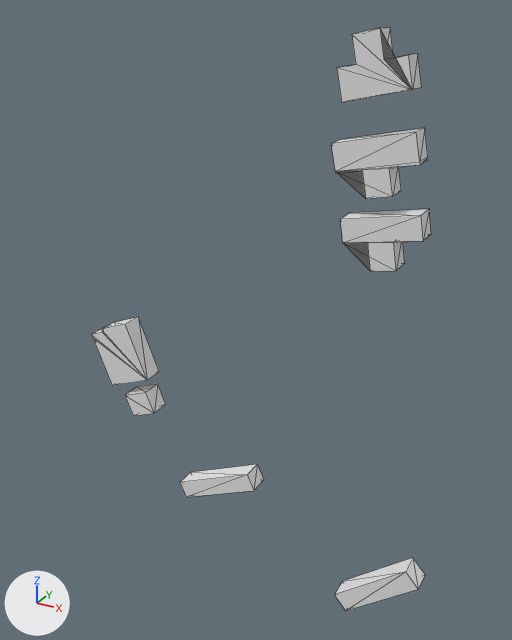
One commit to the glTF model output/glb/tile_141.glb: the scene before it, then after it.
Rendered twice from a 50 mm camera at (197.0, -256.0, 136.0) aimed at (54.0, 5.0, 6.0). Arrows for +X, +Y and +Z are at lower left; the lights stay in place. The first picture is the older version. Mesh edges are drawn as thin lines.
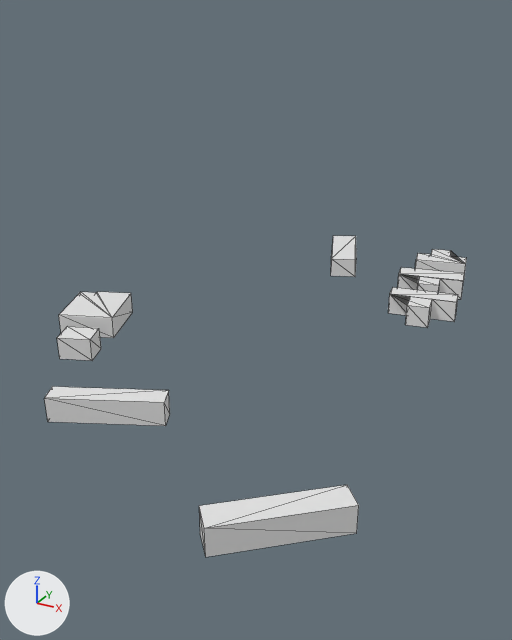
Patch to the scene script:
```diff
--- a/output/glb/tile_141.glb.py
+++ b/output/glb/tile_141.glb.py
@@ me_mesh_0 @@
 # used by ob_mesh_0; location = (0.0, 0.0, 0.0)
-me_mesh_0.from_pydata(...)  # 94 vertices, 127 faces; spans x -33.0..144.0, y -10.0..0.0, z -128.0..130.0
+me_mesh_0.from_pydata(...)  # 102 vertices, 137 faces; spans x -33.0..144.0, y -128.0..137.0, z -3.0..12.0
+# me_mesh_0 part 1: the loose piece of 8 vertices spanning x 105.0..144.0, y -10.0..0.0, z -128.0..-92.0 is turned -90 degrees about the x axis through its middle, then moved by (0.0, -105.0, 114.0)
+# me_mesh_0 part 2: the loose piece of 8 vertices spanning x -14.0..4.0, y -10.0..0.0, z -55.0..-39.0 is turned -90 degrees about the x axis through its middle, then moved by (0.0, -42.0, 50.0)
+# me_mesh_0 part 3: the loose piece of 14 vertices spanning x -33.0..1.0, y -10.0..0.0, z -41.0..-4.0 is turned -90 degrees about the x axis through the mesh origin
+# me_mesh_0 part 4: the loose piece of 18 vertices spanning x 95.0..123.0, y -10.0..0.0, z 106.0..130.0 is turned -90 degrees about the x axis through its middle, then moved by (0.0, 123.0, -111.0)
+# me_mesh_0 part 5: the loose piece of 20 vertices spanning x 94.0..127.0, y -10.0..0.0, z 72.0..98.0 is turned -90 degrees about the x axis through its middle, then moved by (0.0, 90.0, -78.0)
+# me_mesh_0 part 6: the loose piece of 18 vertices spanning x 99.0..131.0, y -10.0..0.0, z 45.0..69.0 is turned -90 degrees about the x axis through the mesh origin
+# me_mesh_0 part 7: the loose piece of 8 vertices spanning x 17.0..61.0, y -10.0..0.0, z -95.0..-68.0 is turned -90 degrees about the x axis through its middle, then moved by (0.0, -77.0, 83.0)
+# me_mesh_0 part 8
+# 8 vertices are added at x 38.0..67.0, y 91.0..137.0, z 0.0..10.0
+# 10 new faces join them
```

What differs and where, as boxes [x1, y1, x2, y2] in the pictures (512 x 640 px; the box of a moved part takes in the faces that stretch with it):
'Mesh_0', reshaped (25% wider, 45% shorter): before [92, 27, 431, 611]; after [44, 236, 467, 557]
part 1 of me_mesh_0, moved or reshaped: before [334, 558, 425, 611]; after [199, 485, 359, 557]
part 2 of me_mesh_0, moved or reshaped: before [125, 384, 166, 416]; after [57, 326, 101, 361]
part 3 of me_mesh_0, moved or reshaped: before [92, 317, 159, 386]; after [59, 292, 133, 338]
part 4 of me_mesh_0, moved or reshaped: before [337, 27, 422, 102]; after [415, 249, 467, 282]
part 5 of me_mesh_0, moved or reshaped: before [331, 128, 428, 199]; after [398, 267, 464, 299]
part 6 of me_mesh_0, moved or reshaped: before [340, 209, 431, 271]; after [388, 287, 458, 328]
part 7 of me_mesh_0, moved or reshaped: before [180, 464, 264, 497]; after [44, 387, 170, 426]
part 8 of me_mesh_0, added: after [331, 236, 356, 277]
